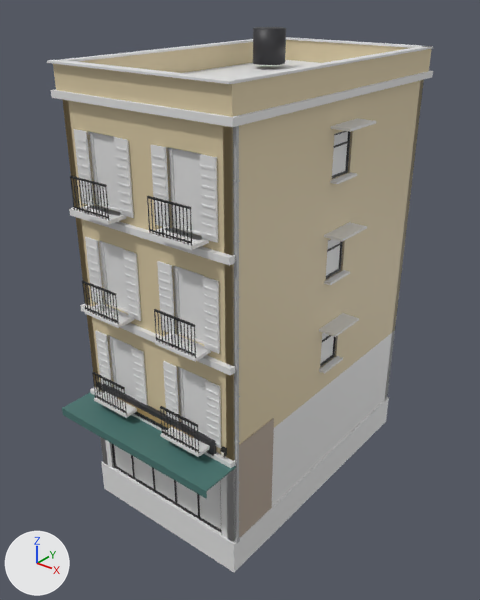
Renders of the glTF model godot/assets/buildings/shop_house_6x10_4.glb from each side of a commit.
The view is the same before and after, from a camera (50 mm lens) standing at (12.6, -16.69, 15.57) and looking at (-0.08, -0.84, 5.74). The lights are fixed; the arrows at lower left show +X, +Y and +Z. The first picture is the older version. Vertices at exactly the same position are counted once.

The first picture shows 'shop_house_6x10_4'.
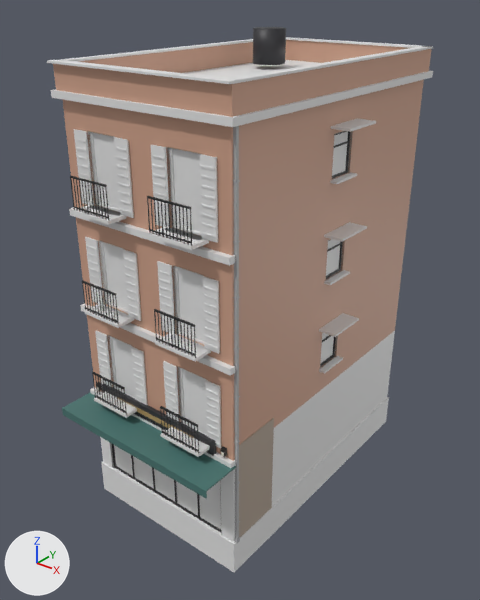
The change in detail:
me_cube has 4152 vertices, 6960 faces and spans x -3.6..3.6, y -6.3..5.6, z -1.2..14.1.
me_cube is used by ob_shop_house_6x10_4; location (0.0, 0.0, 0.0).
me_cube part 1: 44 vertices moved within x -3.2..2.0, y -4.9..5.2, z 3.4..10.4; 20 vertices removed from x -2.8..2.8, y -5.0..5.0, z 0.0..12.6; 20 vertices added at x -2.8..2.8, y -4.8..4.8, z 0.0..12.6.
me_cube part 2: 764 kept faces spanning x -3.1..3.1, y -5.1..5.1, z 3.0..13.5 get new vertex colours; the middle colour goes from beige #f3e1b8 to beige #e5b399.

Location of each change, (x1, y1, x2, y2) in pixels of the pictures (480 x 600 px; the box of a moved part takes in the faces that stretch with it):
part 1 of me_cube, moved or reshaped (mostly hidden)
    before: (62, 99, 234, 542)
    after: (100, 241, 203, 424)
part 2 of me_cube, recoloured
    both: (53, 40, 431, 458)
